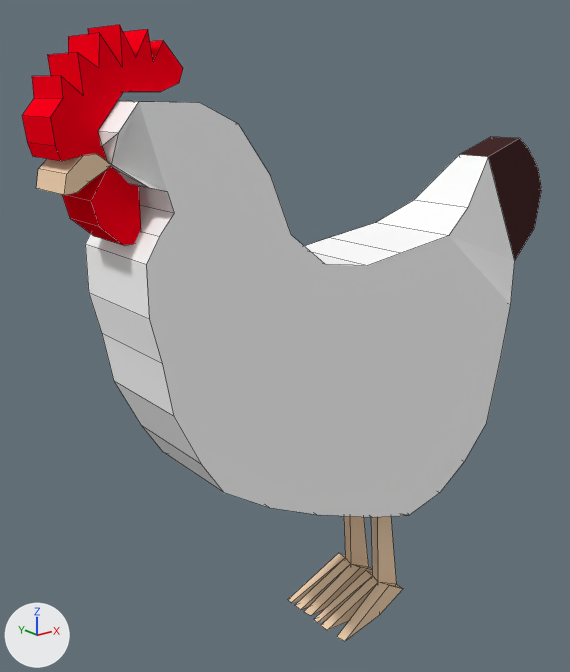
Renders of the Blender file Assets/Prefabs/Obstacle/Chicken.blend from each side of a commit.
One viewpoint serves both versions: a 50 mm lens placed at (-3.21, -3.53, 1.66), pointed at (-0.1, 0.35, 0.11). The axes (+X, +Y, +Z) are drawn at lower left. The lights are the same throughout. Mesh edges are drawn as thin lines.
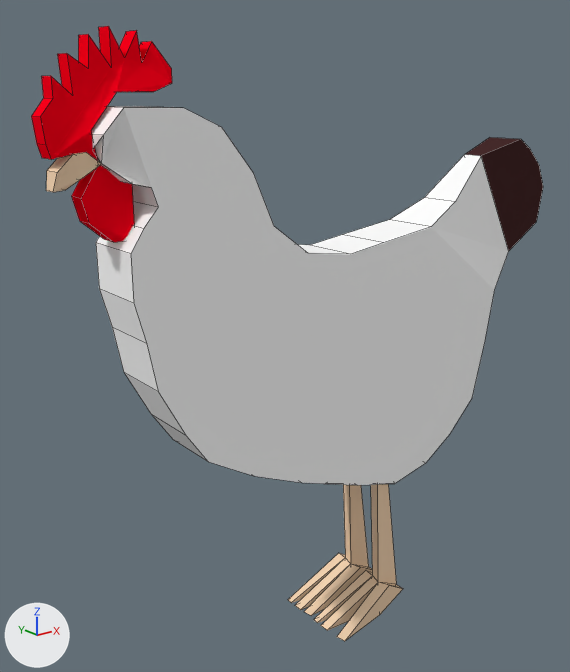
Boxes (x1, y1, x2, y2) around the edits, measured in the pictures (570 x 672 px):
'Plane.003', reshaped (7% shorter): before (22, 25, 542, 517); after (31, 26, 543, 485)

Diff of the bpy script that builds the scene:
```diff
--- a/Assets/Prefabs/Obstacle/Chicken.blend.py
+++ b/Assets/Prefabs/Obstacle/Chicken.blend.py
@@ me_plane_003 @@
 # used by ob_plane_003; location = (0.0, 0.0, 0.0); rotation_euler = (1.571, 0.0, 0.0), in degrees (90, 0, 0)
-me_plane_003.from_pydata(...)  # 156 vertices, 95 faces; spans x -1.75..2.07, y -1.18..1.94, z -0.42..0.24
+me_plane_003.from_pydata(...)  # 156 vertices, 95 faces; spans x -1.75..2.07, y -1.0..1.94, z -0.29..0.1
+# me_plane_003 part 1: 156 of 156 vertices moved; they spanned x -1.75..2.07, y -1.18..1.94, z -0.42..0.24 and now span x -1.75..2.07, y -1.0..1.94, z -0.29..0.1; mean shift (0.0, 0.04, 0.0); largest move (0.54, -1.18, 0.24) -> (0.54, -1.0, 0.1)
 me_plane_003.materials.append(mat_material_004)
```
